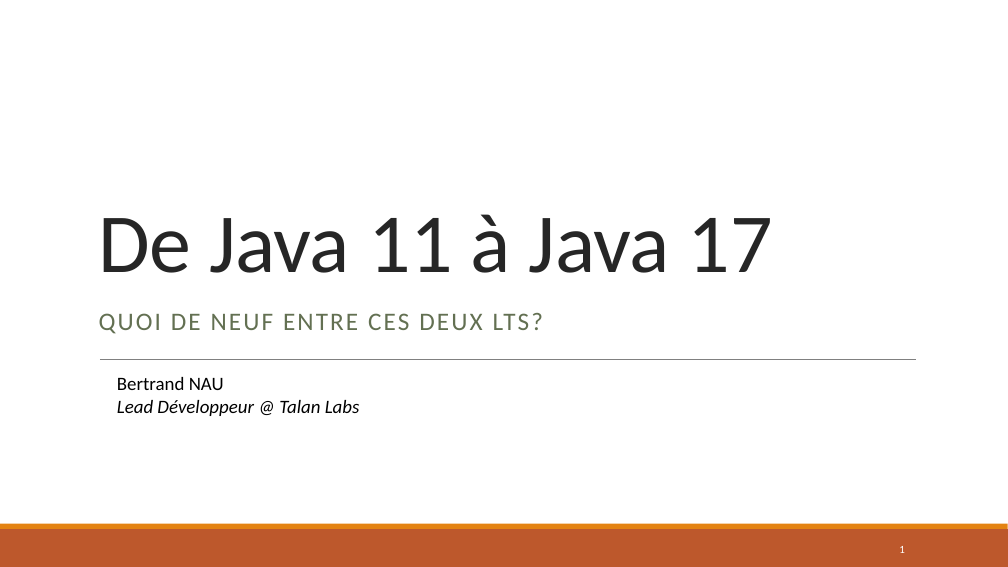
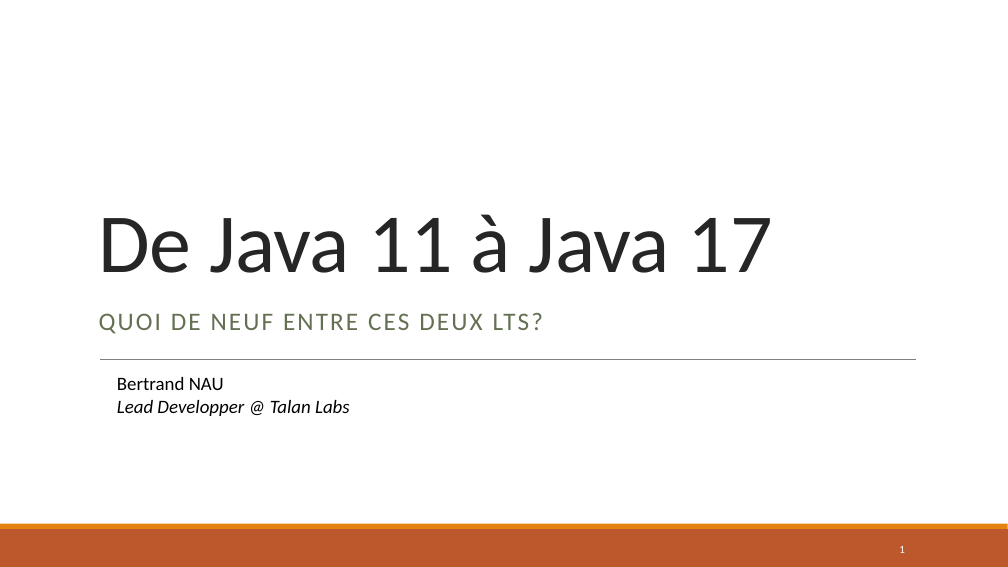
Before and after one commit to bnau/java-11-17, a slide deck: slide 1 of java-11-17.pptx. Drawn at 1008x567 pixels with LibreOffice and Linux fonts; fonts in the diff are those of the drawing; background and template pictures are left out. Boxes give left, top, right and bottom in pixels: in the first picture for what was removed or moved away, otherwise in the second. Text is boxed around its words. In the diff, an @@ line names an element or a change of style, - is before the commit and + after.

```diff
--- a/java-11-17.pptx
+++ b/java-11-17.pptx
@@ text at [117,400,350,416]: text changed @@
-Lead Développeur @ Talan Labs
+Lead Developper @ Talan Labs
```
Also in this commit, not shown: 9 other slides changed, 4 slides added, 8 other files.
